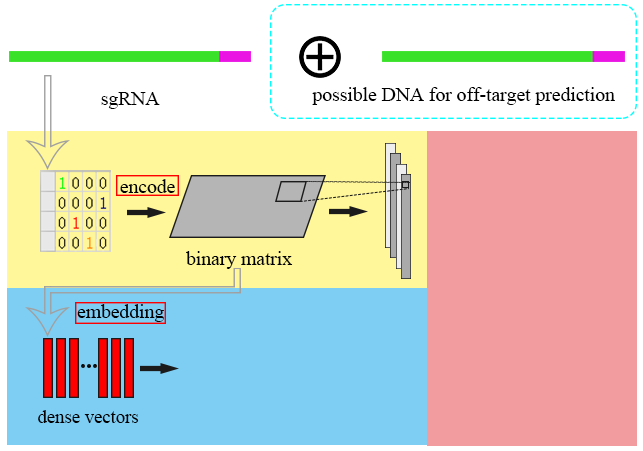
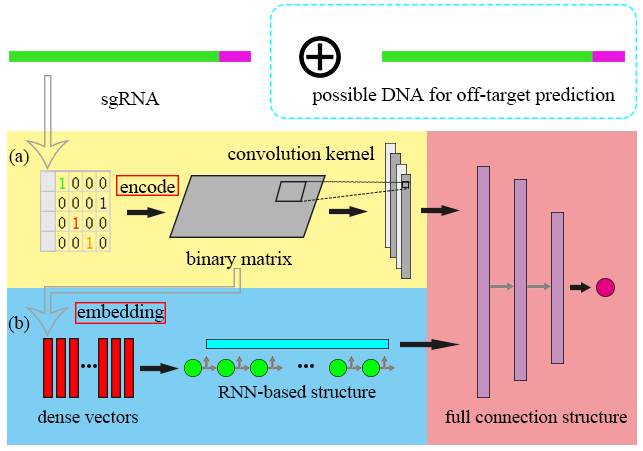
Comparing the layer stacks of the two (643, 451) images. Changes:
added layer "图层 1 副本" above "图层 1" over [527, 282, 551, 291]
added layer "图层 1" above "(b)" over [490, 282, 514, 291]
added layer "(b)" above "(a)" over [8, 316, 30, 333]
added layer "(a)" above "full connection structure" over [9, 149, 29, 166]
added layer "full connection structure" above "toConv 副本" over [445, 410, 627, 423]
added layer "toConv 副本" above "椭圆 2" over [570, 282, 591, 293]
added layer "椭圆 2" above "椭圆 1 副本 7" over [596, 278, 615, 297]
added layer "矩形 5 副本 2" above "矩形 5 副本" over [514, 179, 527, 381]
added layer "矩形 5 副本" above "矩形 5" over [551, 212, 564, 364]
added layer "矩形 5" above "toOnehot 副本 2" over [477, 166, 490, 398]
added layer "toOnehot 副本 2" above "toOnehot 副本" over [421, 205, 460, 216]
added layer "toOnehot 副本" above "矩形 4" over [400, 339, 460, 350]
added layer "矩形 4" above "椭圆 1 副本 3" over [206, 339, 389, 349]
added layer "椭圆 1 副本 3" above "RNN-based structure" over [298, 364, 314, 368]
added layer "RNN-based structure" above "椭圆 1 副本 6" over [218, 385, 376, 398]
added layer "椭圆 1 副本 6" above "椭圆 1 副本 5" over [362, 355, 396, 377]
added layer "椭圆 1 副本 5" above "椭圆 1 副本" over [329, 355, 363, 377]
added layer "椭圆 1 副本" above "椭圆 1 副本 4" over [217, 355, 251, 377]
added layer "椭圆 1 副本 4" above "椭圆 1" over [250, 355, 284, 377]
added layer "椭圆 1" above "dense vectors" over [184, 355, 218, 377]
painted on "椭圆 1 副本 2" over [84, 364, 88, 368]
painted on "DNARect" over [270, 4, 637, 119]
added layer "convolution kernel" above "binary matrix" over [228, 146, 375, 160]
painted on "矩形 2" over [427, 445, 637, 446]
